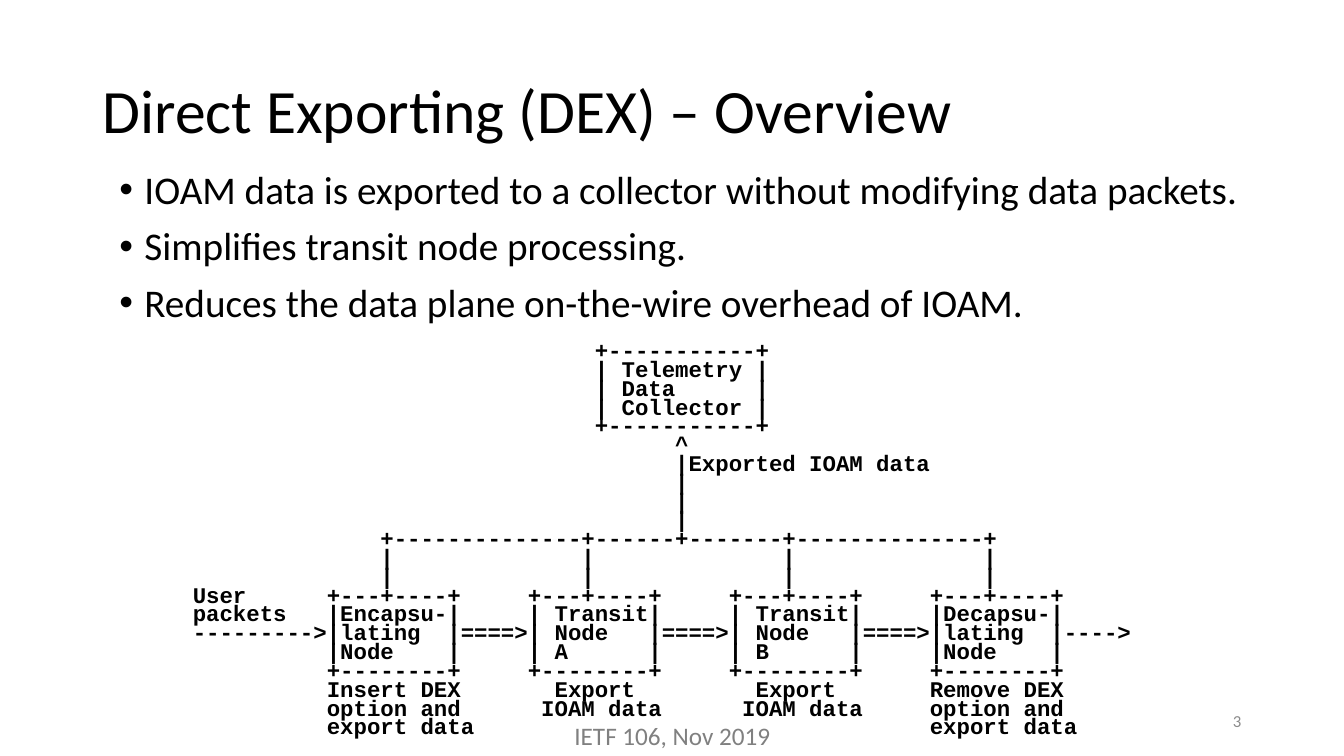
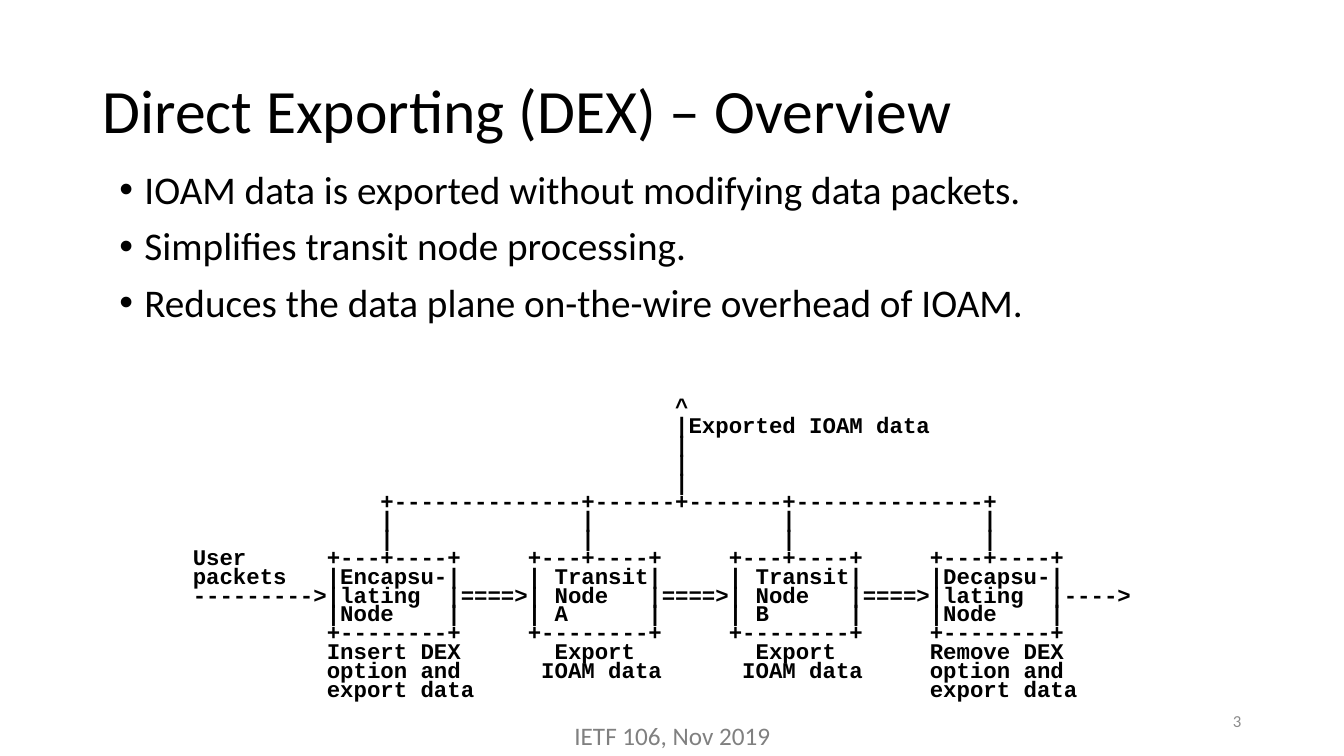
Before and after one commit to inband-oam/ietf, a slide deck: slide 3 of presentations/ippm-ioam-direct-exporting-ietf-106.pptx. Drawn at 1344x756 pixels with LibreOffice and Linux fonts; fonts in the diff are those of the drawing. Boxes give left, top, right and bottom in pixels: in the first picture for what was removed or moved away, otherwise in the second. Text is boxed around its words. In the diff, an @@ line names an element or a change of style, - is before the commit and + after.

```diff
--- a/presentations/ippm-ioam-direct-exporting-ietf-106.pptx
+++ b/presentations/ippm-ioam-direct-exporting-ietf-106.pptx
@@ text at box(144, 176, 1020, 211): text changed @@
-• IOAM data is exported to a collector without modifying data packets.
+• IOAM data is exported without modifying data packets.
@@ text at box(622, 361, 743, 416): paragraphs removed @@
-+-----------+
-| Telemetry |
-| Data |
-| Collector |
-+-----------+
```
Also in this commit, not shown: 1 other slide changed, 4 slides removed.
